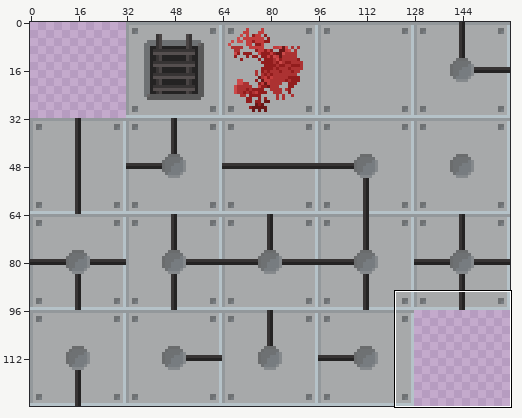
Pixel-art file, stored at HollowSpace/Assets/_Project/Sprites/Map/GroundTilesSheet.ase. Above, an overview of the earlier version with the close-up marked.
Close-up. First the earlier version:
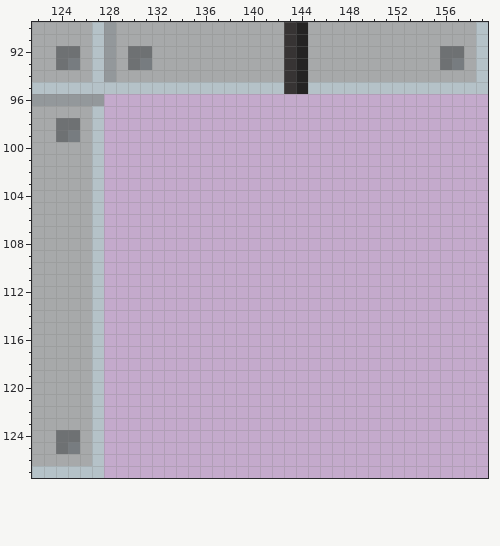
160x128 pixels, 1 frame. Colours within 5 levels of each other are drawn and written as one. Shown: x 122..159, y 90..127.
Now the later version:
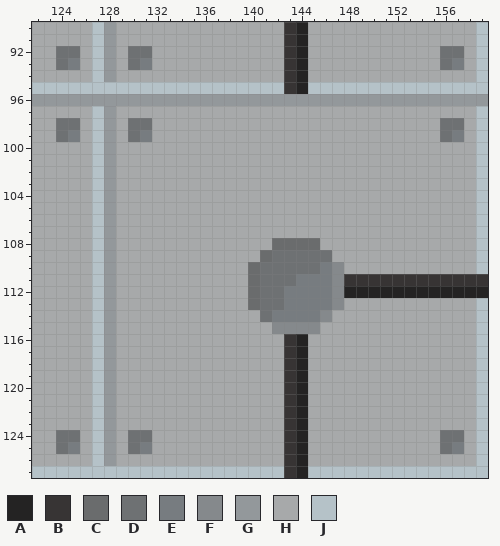
Palette (. is transparent): A #242323  B #373434  C #6a6c6d  D #6e7173  E #777c80  F #85898c  G #93989b  H #a7a9aa  J #b5c2c8
Edits made:
{"y":96,"x":128,"old":"................................","new":"GGGGGGGGGGGGGGGGGGGGGGGGGGGGGGGG"}
{"y":97,"x":128,"old":"................................","new":"GHHHHHHHHHHHHHHHHHHHHHHHHHHHHHHJ"}
{"y":98,"x":128,"old":"................................","new":"GHDDHHHHHHHHHHHHHHHHHHHHHHHHDDHJ"}
{"y":99,"x":128,"old":"................................","new":"GHDEHHHHHHHHHHHHHHHHHHHHHHHHDEHJ"}
{"y":100,"x":128,"old":"................................","new":"GHHHHHHHHHHHHHHHHHHHHHHHHHHHHHHJ"}
{"y":101,"x":128,"old":"................................","new":"GHHHHHHHHHHHHHHHHHHHHHHHHHHHHHHJ"}
{"y":102,"x":128,"old":"................................","new":"GHHHHHHHHHHHHHHHHHHHHHHHHHHHHHHJ"}
{"y":103,"x":128,"old":"................................","new":"GHHHHHHHHHHHHHHHHHHHHHHHHHHHHHHJ"}
{"y":104,"x":128,"old":"................................","new":"GHHHHHHHHHHHHHHHHHHHHHHHHHHHHHHJ"}
{"y":105,"x":128,"old":"................................","new":"GHHHHHHHHHHHHHHHHHHHHHHHHHHHHHHJ"}
{"y":106,"x":128,"old":"................................","new":"GHHHHHHHHHHHHHHHHHHHHHHHHHHHHHHJ"}
{"y":107,"x":128,"old":"................................","new":"GHHHHHHHHHHHHHHHHHHHHHHHHHHHHHHJ"}
{"y":108,"x":128,"old":"................................","new":"GHHHHHHHHHHHHHCCCCHHHHHHHHHHHHHJ"}
{"y":109,"x":128,"old":"................................","new":"GHHHHHHHHHHHHCDDDDDHHHHHHHHHHHHJ"}
{"y":110,"x":128,"old":"................................","new":"GHHHHHHHHHHHCDDDDDEFHHHHHHHHHHHJ"}
{"y":111,"x":128,"old":"................................","new":"GHHHHHHHHHHHCDDDEEEFBBBBBBBBBBBB"}
{"y":112,"x":128,"old":"................................","new":"GHHHHHHHHHHHCDDEEEEFAAAAAAAAAAAA"}
{"y":113,"x":128,"old":"................................","new":"GHHHHHHHHHHHCDDEEEEFHHHHHHHHHHHJ"}
{"y":114,"x":128,"old":"................................","new":"GHHHHHHHHHHHHDEEEEFHHHHHHHHHHHHJ"}
{"y":115,"x":128,"old":"................................","new":"GHHHHHHHHHHHHHFFFFHHHHHHHHHHHHHJ"}
{"y":116,"x":128,"old":"................................","new":"GHHHHHHHHHHHHHHBAHHHHHHHHHHHHHHJ"}
{"y":117,"x":128,"old":"................................","new":"GHHHHHHHHHHHHHHBAHHHHHHHHHHHHHHJ"}
{"y":118,"x":128,"old":"................................","new":"GHHHHHHHHHHHHHHBAHHHHHHHHHHHHHHJ"}
{"y":119,"x":128,"old":"................................","new":"GHHHHHHHHHHHHHHBAHHHHHHHHHHHHHHJ"}
{"y":120,"x":128,"old":"................................","new":"GHHHHHHHHHHHHHHBAHHHHHHHHHHHHHHJ"}
{"y":121,"x":128,"old":"................................","new":"GHHHHHHHHHHHHHHBAHHHHHHHHHHHHHHJ"}
{"y":122,"x":128,"old":"................................","new":"GHHHHHHHHHHHHHHBAHHHHHHHHHHHHHHJ"}
{"y":123,"x":128,"old":"................................","new":"GHHHHHHHHHHHHHHBAHHHHHHHHHHHHHHJ"}
{"y":124,"x":128,"old":"................................","new":"GHDDHHHHHHHHHHHBAHHHHHHHHHHHDDHJ"}
{"y":125,"x":128,"old":"................................","new":"GHDEHHHHHHHHHHHBAHHHHHHHHHHHDEHJ"}
{"y":126,"x":128,"old":"................................","new":"GHHHHHHHHHHHHHHBAHHHHHHHHHHHHHHJ"}
{"y":127,"x":128,"old":"................................","new":"JJJJJJJJJJJJJJJBAJJJJJJJJJJJJJJJ"}
